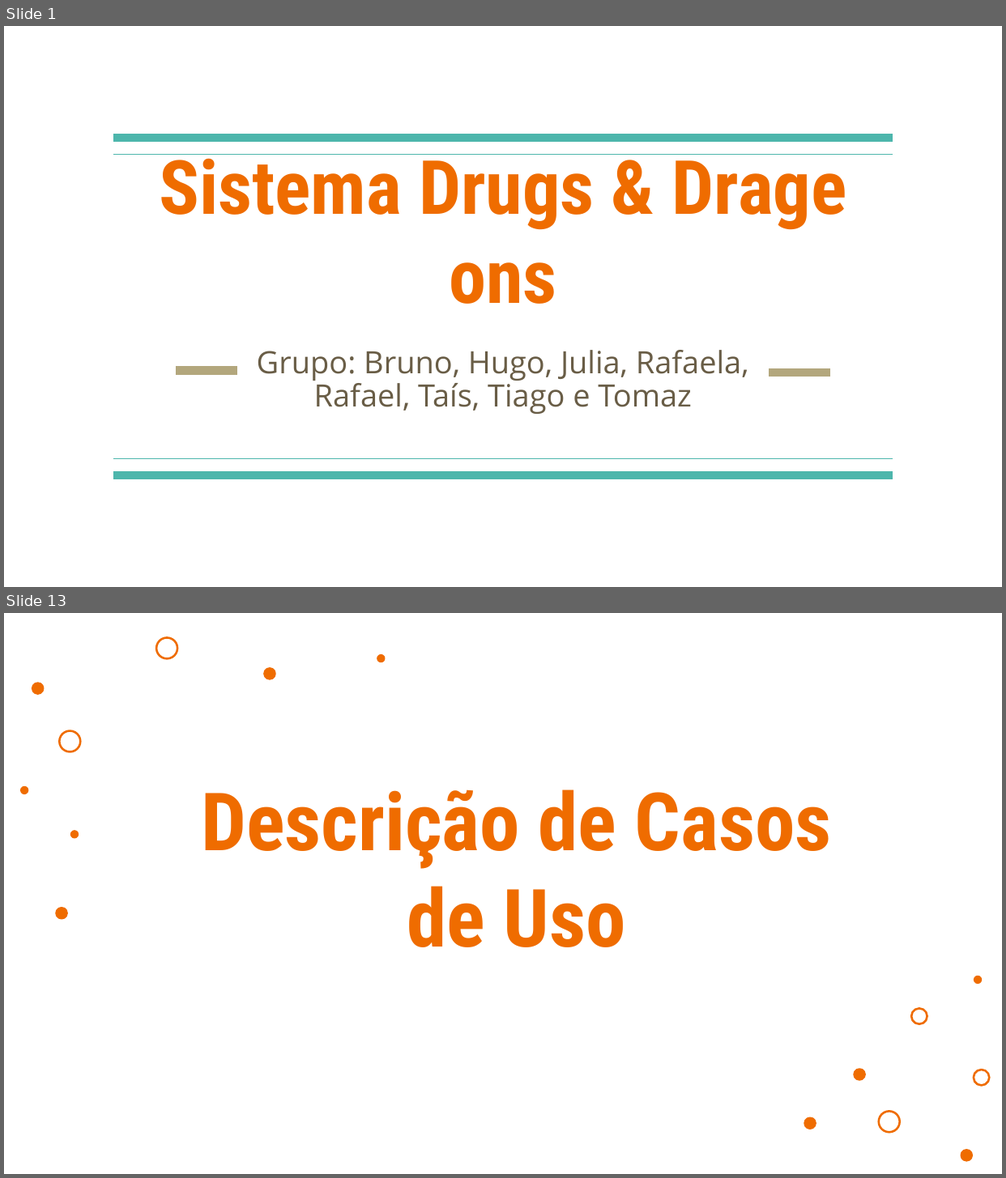
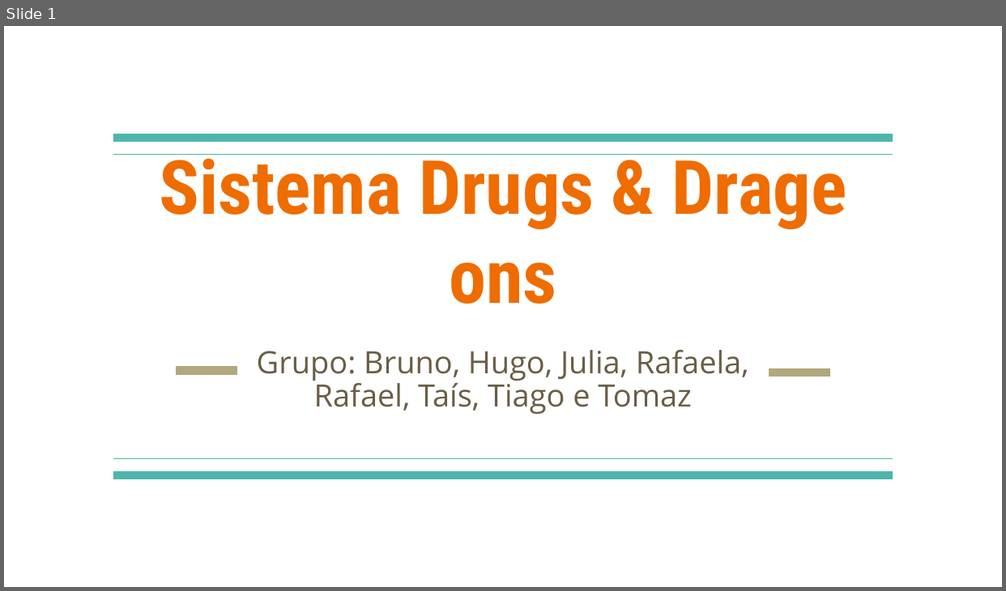
Before and after one commit to HugoBianquini/Projeto-de-Software, a slide deck: Sistema Drugs & Drage ons.pptx. Shown one above the other, each under a label of ours: slides 1 and 13 before the commit, slide 1 after it; the slides between them are not shown. The pictures are 1006x1178 and 1006x591 pixels, drawn with LibreOffice and Linux fonts; fonts in the diff are those of the drawing; background and template pictures are left out. Boxes give left, top, right and bottom in pixels: in the first picture for what was removed or moved away, otherwise in the second. Text is boxed around its words. In the diff, an @@ line names an element or a change of style, - is before the commit and + after.

```diff
--- a/Sistema Drugs & Drage ons.pptx
+++ b/Sistema Drugs & Drage ons.pptx
@@ slide 13 removed at (4, 613, 1002, 1174), background picture (left out) @@
@@ ellipse removed at (156, 638, 177, 659) @@
@@ ellipse removed at (378, 655, 384, 661) @@
@@ ellipse removed at (33, 683, 44, 693) @@
@@ ellipse removed at (265, 669, 275, 679) @@
@@ ellipse removed at (59, 730, 80, 752) @@
@@ ellipse removed at (21, 788, 27, 794) @@
@@ title removed at (201, 790, 832, 948) @@
-Descrição de Casos de Uso
@@ ellipse removed at (72, 832, 78, 837) @@
@@ ellipse removed at (56, 909, 67, 918) @@
@@ ellipse removed at (975, 977, 981, 983) @@
@@ ellipse removed at (911, 1008, 927, 1024) @@
@@ ellipse removed at (854, 1069, 865, 1079) @@
@@ ellipse removed at (973, 1070, 989, 1086) @@
@@ ellipse removed at (804, 1118, 816, 1128) @@
@@ ellipse removed at (878, 1112, 899, 1133) @@
@@ ellipse removed at (961, 1150, 972, 1160) @@
```
Also in this commit, not shown: 1 slide changed, 4 slides added, 51 other slides removed, 1 other file.
